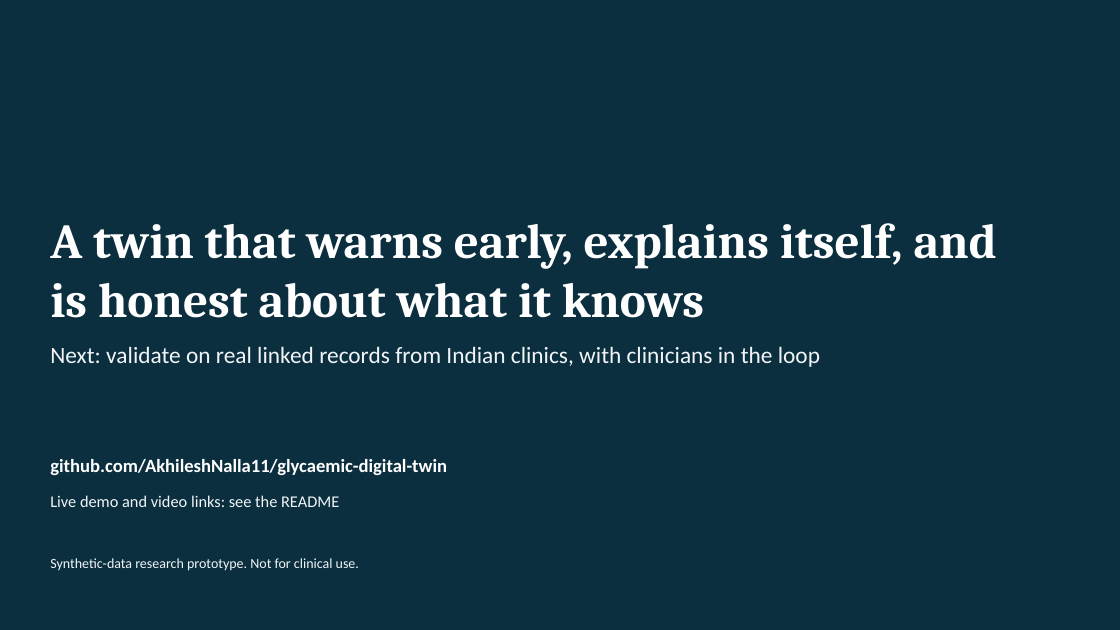
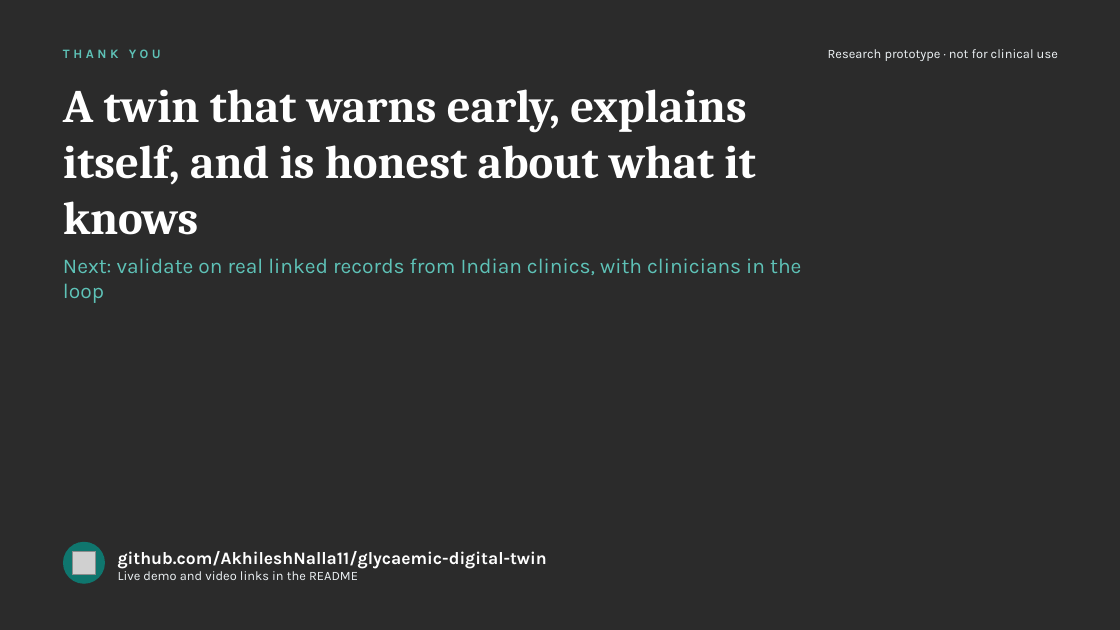
Before and after one commit to AkhileshNalla11/Sync-and-Predict_BITSoM, a slide deck: slide 20 of docs/presentation.pptx. Drawn at 1120x630 pixels with LibreOffice and Linux fonts; fonts in the diff are those of the drawing; grey boxes stand for pictures; background and template pictures are left out; a plain dark background stands for a picture behind light text. Boxes give left, top, right and bottom in pixels: in the first picture for what was removed or moved away, otherwise in the second. Text is boxed around its words. In the diff, an @@ line names an element or a change of style, - is before the commit and + after.

```diff
--- a/docs/presentation.pptx
+++ b/docs/presentation.pptx
@@ background #0B2F3F to picture (left out) @@
@@ text added at (x1=63, y1=49, x2=161, y2=58), 11 pt, text #5EC2B7, bold @@
+THANK YOU
@@ text at (x1=828, y1=49, x2=1058, y2=61): text changed; size 12 to 11 pt; font Calibri to Karla; text colour #F1F5F7 to #EEF3F6 @@
-Synthetic-data research prototype. Not for clinical use.
+Research prototype · not for clinical use
@@ title "A twin that warns early, ..." moved from (x1=50, y1=223, x2=997, y2=318) to (x1=63, y1=89, x2=755, y2=235) @@
@@ title "A twin that warns early, ..." at (x1=63, y1=89, x2=755, y2=235): size 42 to 40 pt @@
@@ text "Next: validate on real linked ..." moved from (x1=50, y1=346, x2=820, y2=367) to (x1=63, y1=258, x2=801, y2=303) @@
@@ text "Next: validate on real linked ..." at (x1=63, y1=258, x2=801, y2=303): size 20 to 18 pt, font Calibri to Karla, text colour #F1F5F7 to #5EC2B7 @@
@@ text removed at (x1=50, y1=459, x2=447, y2=475) @@
-github.com/AkhileshNalla11/glycaemic-digital-twin
@@ text "github.com/AkhileshNalla11/glycaemic-digital-twin" at (x1=118, y1=551, x2=547, y2=580): vertical alignment top to middle @@
@@ ellipse added at (x1=63, y1=542, x2=105, y2=584), fill #0F766E @@
@@ picture added at (x1=72, y1=551, x2=96, y2=575) @@
@@ text at (x1=118, y1=551, x2=547, y2=580): text changed; size 14 to 15 pt; font Calibri to Karla; text colour #F1F5F7 to #FFFFFF; bold on @@
-Live demo and video links: see the README
+github.com/AkhileshNalla11/glycaemic-digital-twin
+Live demo and video links in the README
```
Also in this commit, not shown: 19 other slides changed, 1 other file.
